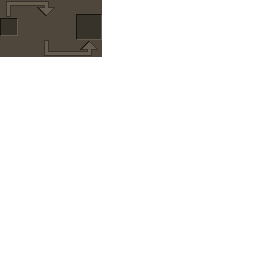
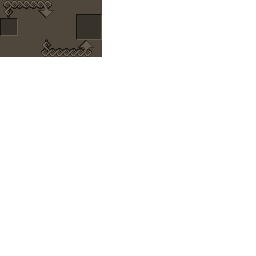
Layer changes from the first w=256, h=256 image to the second:
added layer "xkerus_arrows" above "xkerus_arrows_old" over (3, 0, 94, 57)
hid "arrows" over (6, 1, 98, 56)
